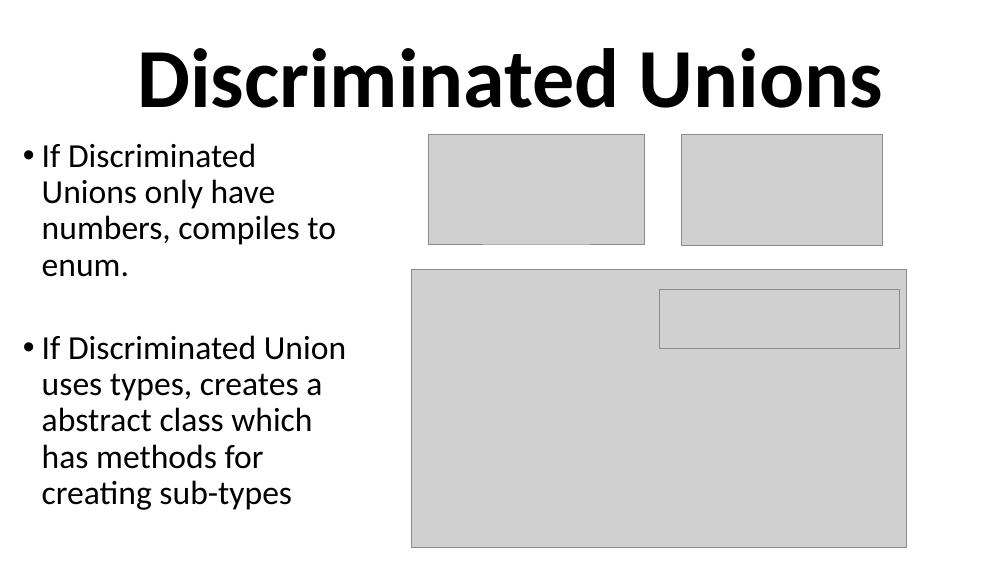
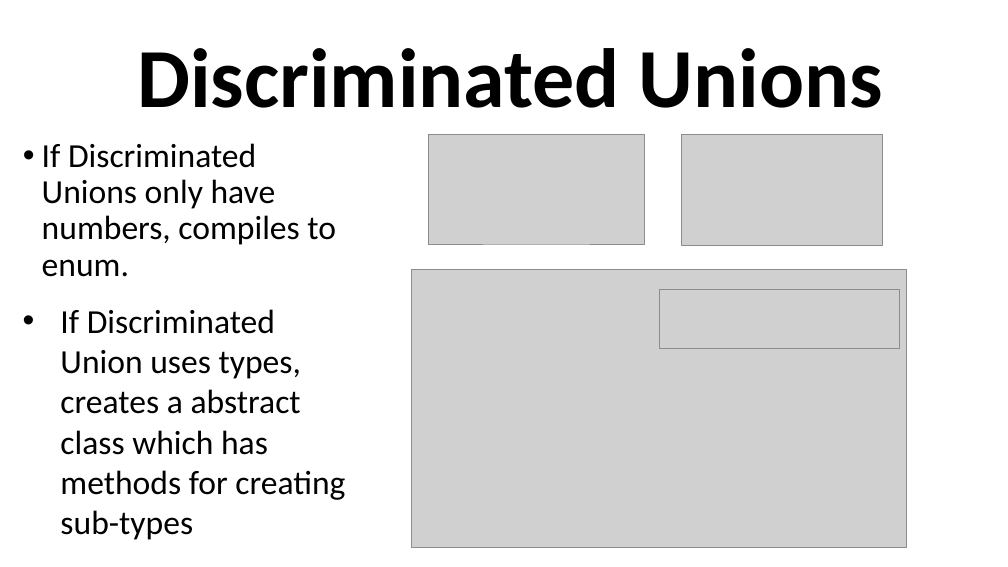
Before and after one commit to grab-a-byte/DotnetInterop, a slide deck: slide 16 of DotnetInteropSlides.pptx (slide 14 before the commit). Drawn at 1008x567 pixels with LibreOffice and Linux fonts; fonts in the diff are those of the drawing; grey boxes stand for pictures. Boxes give left, top, right and bottom in pixels: in the first picture for what was removed or moved away, otherwise in the second. Text is boxed around its words. In the diff, an @@ line names an element or a change of style, - is before the commit and + after.

Commit message:
updating slides

```diff
--- a/DotnetInteropSlides.pptx
+++ b/DotnetInteropSlides.pptx
@@ text added at (60,309,345,540), 32 pt, text #000000 @@
+    • If Discriminated Union uses types, creates a abstract class which has methods for creating sub-types
@@ text at (42,335,346,510): paragraph removed @@
-    • If Discriminated Union uses types, creates a abstract class which has methods for creating sub-types
```
Also in this commit, not shown: 5 other slides changed, 4 slides added.
